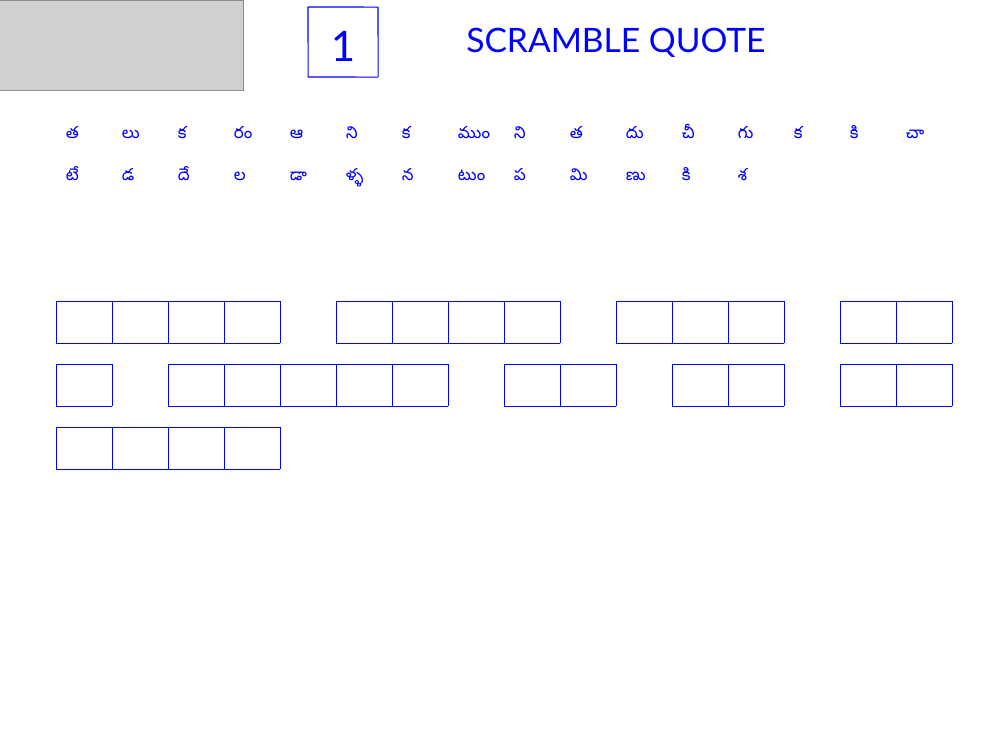
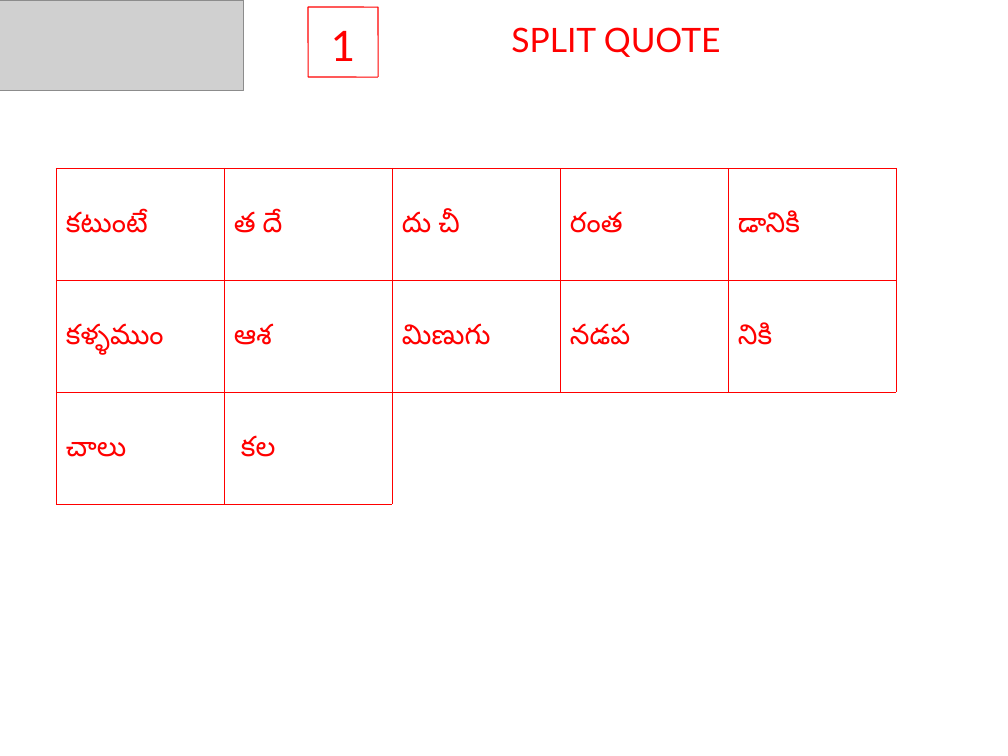
Before and after one commit to sjasthi/auto_quotes_java, a slide deck: slide 1 of Puzzles.ppt. Drawn at 1008x756 pixels with LibreOffice and Linux fonts; fonts in the diff are those of the drawing; grey boxes stand for pictures. Boxes give left, top, right and bottom in pixels: in the first picture for what was removed or moved away, otherwise in the second. Text is boxed around its words. In the diff, an @@ line names an element or a change of style, - is before the commit and + after.

Commit message:
3/30
Update to SplitQuote. Now using chunk size method.

```diff
--- a/Puzzles.ppt
+++ b/Puzzles.ppt
@@ text "1" at (x1=331, y1=31, x2=355, y2=61): text colour #0000FF to #FF0000 @@
@@ line (308, 7) - (378, 7): stroke #0000FF 0.74 pt to #FF0000 0.74 pt @@
@@ line (308, 7) - (308, 77): stroke #0000FF 0.74 pt to #FF0000 0.74 pt @@
@@ line (378, 7) - (378, 77): stroke #0000FF 0.74 pt to #FF0000 0.74 pt @@
@@ text at (x1=511, y1=27, x2=721, y2=57): text changed; text colour #0000FF to #FF0000 @@
-SCRAMBLE QUOTE
+SPLIT QUOTE
@@ line (308, 77) - (378, 77): stroke #0000FF 0.74 pt to #FF0000 0.74 pt @@
@@ table at (x1=56, y1=168, x2=898, y2=504) @@
-column 1: త | టే | 
-column 2: లు | డ | 
-column 3: క | దే | 
-column 4: రం | ల | 
-column 5: ఆ | డా | 
-column 6: ని | ళ్ళ | 
-column 7: క | న | 
-column 8: ముం | టుం | 
-column 9: ని | ప | 
-column 10: త | మి | 
-column 11: దు | ణు | 
-column 12: చీ | కి | 
-column 13: గు | శ | 
-column 14: క |  | 
-column 15: కి |  | 
-column 16: చా |  | 
+column 1: కటుంటే | కళ్ళముం | చాలు
+column 2: త దే | ఆశ | కల
+column 3: దు చీ | మిణుగు | 
+column 4: రంత | నడప | 
+column 5: డానికి | నికి | 
@@ table resized from (x1=56, y1=112, x2=960, y2=238) to (x1=56, y1=168, x2=898, y2=504) @@
@@ table removed at (x1=56, y1=301, x2=960, y2=344), 1 rows, 16 columns @@
- |  |  |  |  |  |  |  |  |  |  |  |  |  |  | 
@@ table removed at (x1=56, y1=364, x2=960, y2=406), 1 rows, 16 columns @@
- |  |  |  |  |  |  |  |  |  |  |  |  |  |  | 
@@ table removed at (x1=56, y1=427, x2=960, y2=470), 1 rows, 16 columns @@
- |  |  |  |  |  |  |  |  |  |  |  |  |  |  | 
```
Also in this commit, not shown: 9 other slides changed, 7 other files.
